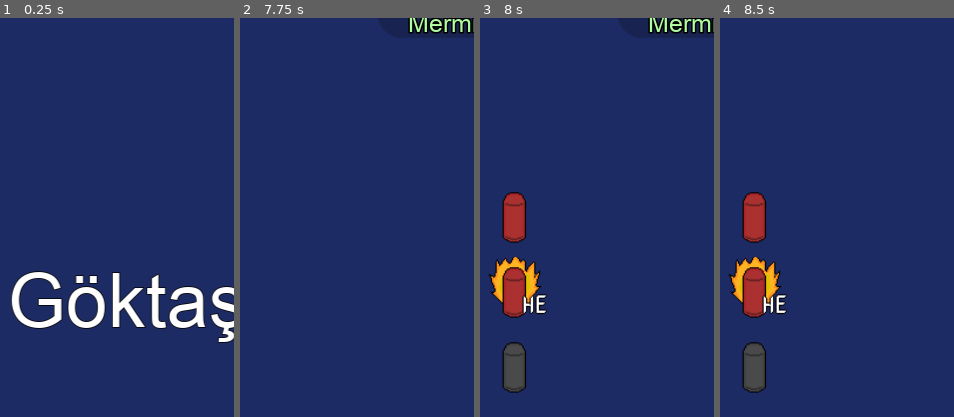
Above: before the commit, frames 1-4 (left to right).
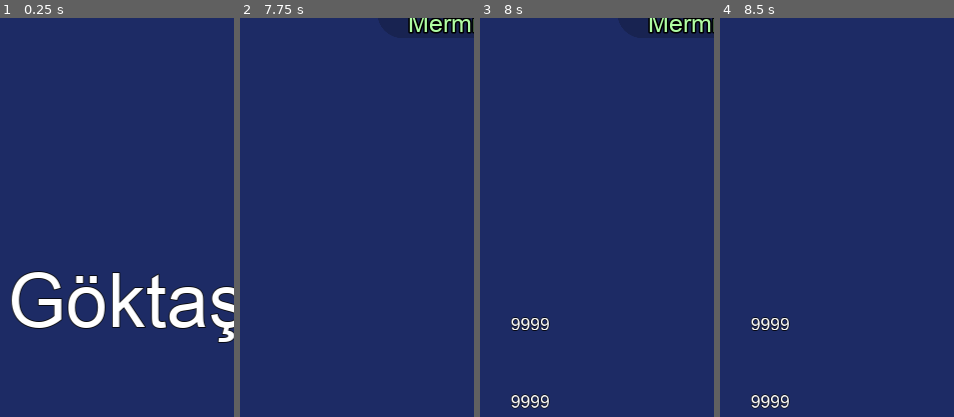
Above: after the commit, the same moments.

Repository: UmutSanci01/Goktasi-2
Game: Godot game, scene res://Main/Main.tscn
Two runs of this game, one before a commit and one after it. Both use one fixed random seed, a clock stepped at 60 frames per second and the inputs below. The engine's default icon, where the game draws it, is replaced by a stand-in: a white triangle on a blue panel in a dark square.
Inputs (mouse positions are % of the whole screen's width and height, from its top left):
- Up to frame 1 (0.25 s): no input
- Up to frame 2 (7.75 s): click (50, 50) at 0.5 s; click "Menu" at 1.25 s; click (50, 50) at 2 s; click "Menu" at 2.75 s; click (88, 93) at 3.5 s; click "Menu" at 4.25 s; move the mouse to (72, 45) at 5.02 s; hold Right (ui_right) 5.03-5.75 s; tap P at 5.1, 6.6 s; click (72, 45) at 5.17 s; drag from (30, 55) to (50, 50) at 5.77 s; move the mouse to (60, 28) at 6.52 s; hold Right (ui_right) 6.53-7.25 s; drag from (45, 70) to (20, 35) at 7.27 s
- Up to frame 3 (8 s): no input
- Up to frame 4 (8.5 s): click (28, 40) at 8.02 s
The pictures show only the part of the screen within x 21-71%, y 14-64%; the shares and areas given below are measured in that part.

Frames 1-2 are identical in both runs. In frame 3, 5.9% of the frame differs, in the area x 3-30%, y 43-98%; in frame 4, 5.9%.
Error in both runs: Invalid get index 'radius' (on base: 'Nil'). (res://Game/OreDetector.gd:30)

Commit message:
Add choice bullet menu inputs

Diff:
--- a/Font/Arial_Console.tres
+++ b/Font/Arial_Console.tres
@@ -5,4 +5,6 @@
 
 [resource]
 size = 22
+outline_size = 2
+outline_color = Color( 0, 0, 0, 1 )
 font_data = SubResource( 1 )
--- a/GUI/GUI.gd
+++ b/GUI/GUI.gd
@@ -22,12 +22,12 @@
 
 
 func _ready():
-	for menu in get_children():
-		if menu == title: # title don't have return signal
+	for cmenu in get_children():
+		if cmenu == title: # title don't have return signal
 			continue
-		menu.hide()
+		cmenu.hide()
 
-		if menu.connect("press_return", self, "_on_press_return"):
+		if cmenu.connect("press_return", self, "_on_press_return"):
 			pass
 
 	set_menu(title)
@@ -47,6 +47,8 @@
 
 	menu = next_menu
 	menu.show()
+
+	ingame.ammo_choice_menu.hide()
 
 func _on_press_return():
 	set_menu(stack_menu.pop_back(), true)
--- a/GUI/InGame/AmmoChoiceMenu.gd
+++ b/GUI/InGame/AmmoChoiceMenu.gd
@@ -1,11 +1,31 @@
 extends Control
 
-
-func _ready():
-	pass
+onready var slots = $VBoxContainer.get_children()
 
 func show():
 	.show()
 
-	var bullets = PlayerInventory.get_item_by_type(Item.Type.BULLET)
-	print(bullets)
+	var bullets : WrapSameType = PlayerInventory.get_item_by_type(Item.Type.BULLET)
+	var slot_count = 0
+	for item_id in bullets.items:
+		var amount : int = bullets.items[item_id]
+		var data : Item = ItemDB.get_item(item_id)
+		slots[slot_count].set_item(item_id, amount, data.texture)
+		slot_count += 1
+
+	if slot_count < 3:
+		slots[slot_count].clear_item()
+
+func hide():
+	.hide()
+	GameState.is_bullet_menu_opened = false
+	# call from Gui.gd->set_menu
+
+func _on_Slot_button_up():
+	pass # Replace with function body.
+
+func _on_Slot2_button_up():
+	pass # Replace with function body.
+
+func _on_Slot3_button_up():
+	pass # Replace with function body.
--- a/GUI/InGame/AmmoChoiceMenu.tscn
+++ b/GUI/InGame/AmmoChoiceMenu.tscn
@@ -1,41 +1,44 @@
-[gd_scene load_steps=5 format=2]
+[gd_scene load_steps=3 format=2]
 
-[ext_resource path="res://Images/bullet_red_HE.png" type="Texture" id=1]
-[ext_resource path="res://Images/bullet_red.png" type="Texture" id=2]
-[ext_resource path="res://Images/bullet_cheper.png" type="Texture" id=3]
+[ext_resource path="res://GUI/Slot/Slot.tscn" type="PackedScene" id=1]
 [ext_resource path="res://GUI/InGame/AmmoChoiceMenu.gd" type="Script" id=4]
 
 [node name="AmmoChoiceMenu" type="Control"]
 anchor_right = 1.0
 anchor_bottom = 1.0
-margin_right = -600.0
-margin_bottom = -1024.0
 rect_scale = Vector2( 1.5, 1.5 )
 script = ExtResource( 4 )
 
 [node name="VBoxContainer" type="VBoxContainer" parent="."]
 margin_right = 40.0
 margin_bottom = 40.0
-custom_constants/separation = 0
+rect_scale = Vector2( 0.5, 0.5 )
 
-[node name="TextureRect" type="TextureRect" parent="VBoxContainer"]
-margin_right = 64.0
-margin_bottom = 64.0
-rect_min_size = Vector2( 64, 64 )
-texture = ExtResource( 2 )
+[node name="Slot" parent="VBoxContainer" instance=ExtResource( 1 )]
+anchor_right = 0.0
+anchor_bottom = 0.0
+margin_right = 128.0
+margin_bottom = 128.0
+texture_normal = null
 
-[node name="TextureRect2" type="TextureRect" parent="VBoxContainer"]
-margin_top = 64.0
-margin_right = 64.0
-margin_bottom = 128.0
-rect_min_size = Vector2( 64, 64 )
-texture = ExtResource( 1 )
+[node name="Slot2" parent="VBoxContainer" instance=ExtResource( 1 )]
+anchor_right = 0.0
+anchor_bottom = 0.0
+margin_top = 132.0
+margin_right = 128.0
+margin_bottom = 260.0
+texture_normal = null
 
-[node name="TextureRect3" type="TextureRect" parent="VBoxContainer"]
-margin_top = 128.0
-margin_right = 64.0
-margin_bottom = 192.0
-rect_min_size = Vector2( 64, 64 )
-texture = ExtResource( 3 )
+[node name="Slot3" parent="VBoxContainer" instance=ExtResource( 1 )]
+anchor_right = 0.0
+anchor_bottom = 0.0
+margin_top = 264.0
+margin_right = 128.0
+margin_bottom = 392.0
+texture_normal = null
 
 [node name="Tween" type="Tween" parent="."]
+
+[connection signal="button_up" from="VBoxContainer/Slot" to="." method="_on_Slot_button_up"]
+[connection signal="button_up" from="VBoxContainer/Slot2" to="." method="_on_Slot2_button_up"]
+[connection signal="button_up" from="VBoxContainer/Slot3" to="." method="_on_Slot3_button_up"]
--- a/GUI/InGame/InGame.gd
+++ b/GUI/InGame/InGame.gd
@@ -54,6 +54,8 @@
 					GameState.is_bullet_menu_opened = false
 					ammo_choice_menu.hide()
 
+					get_tree().set_input_as_handled()
+
 
 func _on_Notify(notification_type : int):
 	if notification_type == Notification.NotificationTypes.SetShip:
--- a/Inventory/Inventory.gd
+++ b/Inventory/Inventory.gd
@@ -7,11 +7,6 @@
 # item_id : item_amount
 var items : Dictionary = {}
 var owner_name : String = ""
-
-
-class WrapSameType:
-	var items : Dictionary = {} # item_id : item_amount
-	var total : int = 0
 
 
 func _init(p_owner_name : String = "Envanter"):
--- /dev/null
+++ b/ItemDB/WrapSameType.gd
@@ -0,0 +1,4 @@
+class_name WrapSameType
+
+var items : Dictionary = {} # item_id : item_amount
+var total : int = 0 # sum amount of items
--- a/project.godot
+++ b/project.godot
@@ -113,6 +113,11 @@
 "class": "Supplier",
 "language": "GDScript",
 "path": "res://Supplier/Supplier.gd"
+}, {
+"base": "Reference",
+"class": "WrapSameType",
+"language": "GDScript",
+"path": "res://ItemDB/WrapSameType.gd"
 } ]
 _global_script_class_icons={
 "Bullet": "",
@@ -135,7 +140,8 @@
 "SettingSlider": "",
 "Slot": "",
 "SpaceShip": "",
-"Supplier": ""
+"Supplier": "",
+"WrapSameType": ""
 }
 
 [application]
